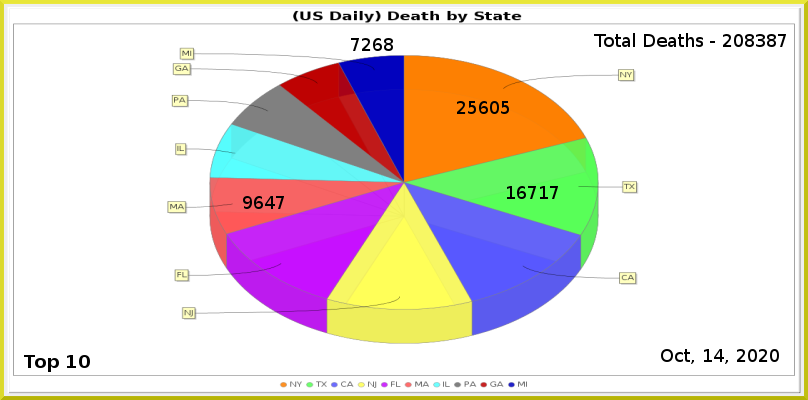
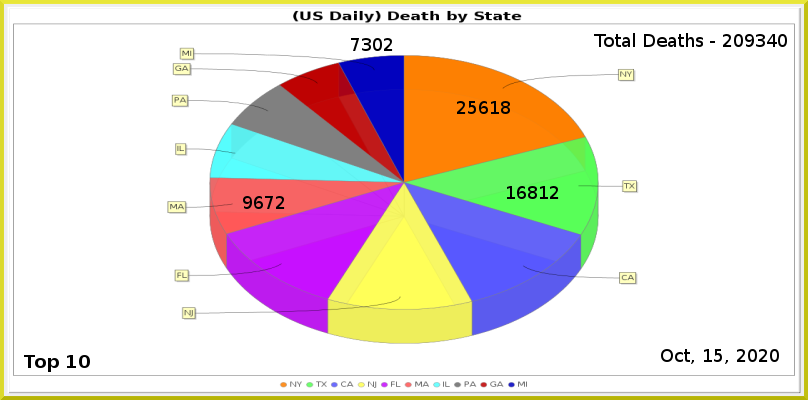
Layers edited between the first and the second 808x400 image:
painted on "Least" over [362, 38, 393, 51]
painted on "MA" over [265, 196, 285, 209]
painted on "CA" over [528, 186, 559, 199]
painted on "NY" over [490, 101, 510, 114]
renamed "Total Deaths - 208387" to "Total Deaths - 209340", painted on it over [745, 34, 787, 47]
painted on "Current Date" over [714, 349, 724, 362]
painted on "Death_by_State.png" over [167, 48, 639, 344]
